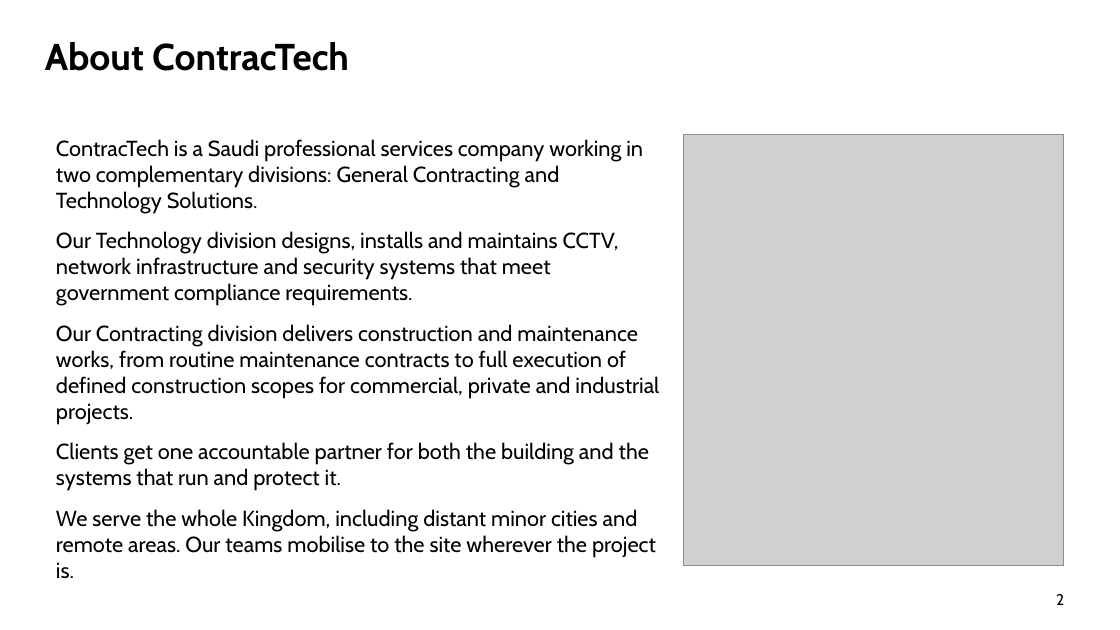
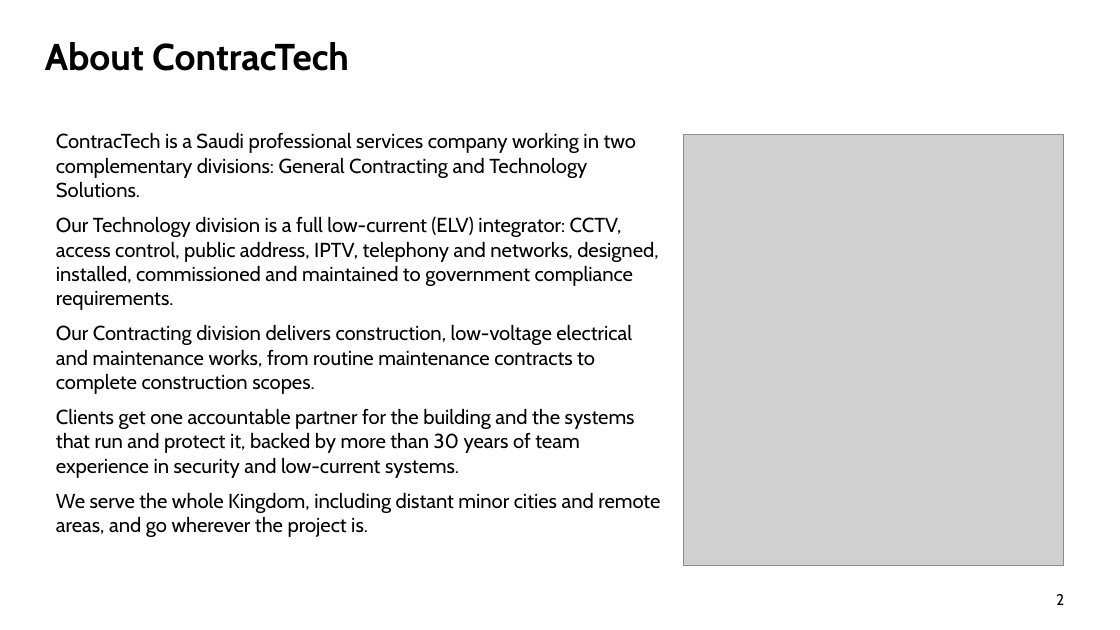
Before and after one commit to urkTish/CCTV, a slide deck: slide 2 of docs/company-profile/ContracTech-Company-Profile-EN.pptx. Drawn at 1120x630 pixels with LibreOffice and Linux fonts; fonts in the diff are those of the drawing; grey boxes stand for pictures; background and template pictures are left out. Boxes give left, top, right and bottom in pixels: in the first picture for what was removed or moved away, otherwise in the second. Text is boxed around its words. In the diff, an @@ line names an element or a change of style, - is before the commit and + after.

```diff
--- a/docs/company-profile/ContracTech-Company-Profile-EN.pptx
+++ b/docs/company-profile/ContracTech-Company-Profile-EN.pptx
@@ text at (56,132,636,198): size 14 to 13 pt in "ContracTech is a Saudi professional services company ..."; less space between paragraphs @@
@@ text at (56,216,660,537): text changed; size 14 to 13 pt @@
-Our Technology division designs, installs and maintains CCTV, network infrastructure and security systems that meet government compliance requirements.
-Our Contracting division delivers construction and maintenance works, from routine maintenance contracts to full execution of defined construction scopes for commercial, private and industrial projects.
-Clients get one accountable partner for both the building and the systems that run and protect it.
-We serve the whole Kingdom, including distant minor cities and remote areas. Our teams mobilise to the site wherever the project is.
+Our Technology division is a full low-current (ELV) integrator: CCTV, access control, public address, IPTV, telephony and networks, designed, installed, commissioned and maintained to government compliance requirements.
+Our Contracting division delivers construction, low-voltage electrical and maintenance works, from routine maintenance contracts to complete construction scopes.
+Clients get one accountable partner for the building and the systems that run and protect it, backed by more than 30 years of team experience in security and low-current systems.
+We serve the whole Kingdom, including distant minor cities and remote areas, and go wherever the project is.
```
Also in this commit, not shown: 3 other slides changed, 6 slides added, 1 slide removed, 8 other files.
